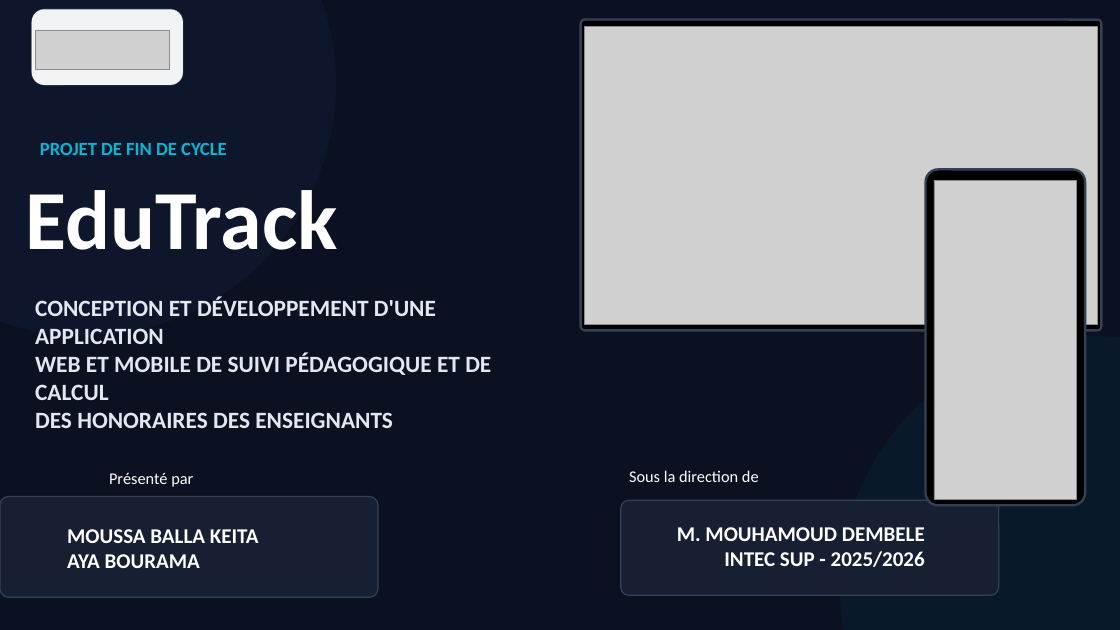
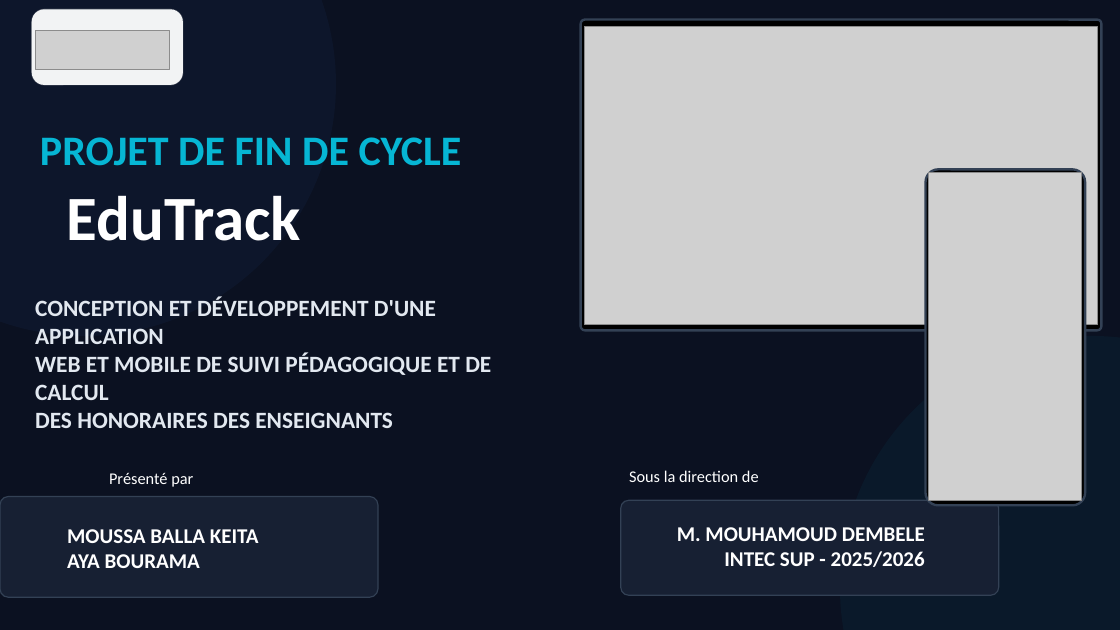
Before and after one commit to moussa7006/suivi-pedagogique-system, a slide deck: slide 1 of MEMOIRE/La finalisima present_V10.pptx. Drawn at 1120x630 pixels with LibreOffice and Linux fonts; fonts in the diff are those of the drawing; grey boxes stand for pictures. Boxes give left, top, right and bottom in pixels: in the first picture for what was removed or moved away, otherwise in the second. Text is boxed around its words. In the diff, an @@ line names an element or a change of style, - is before the commit and + after.

```diff
--- a/MEMOIRE/La finalisima present_V10.pptx
+++ b/MEMOIRE/La finalisima present_V10.pptx
@@ text "PROJET DE FIN DE CYCLE" at (40, 137, 462, 166): size 16 to 36 pt @@
@@ text "EduTrack": place and size @@
-text "EduTrack" at (26, 190, 338, 250)
+text "EduTrack" at (67, 195, 301, 241)
@@ text "EduTrack" at (67, 195, 301, 241): size 72 to 54 pt @@
@@ picture: place and size @@
-picture at (934, 181, 1077, 500)
+picture at (929, 172, 1082, 501)
```
Also in this commit, not shown: 25 other files.
